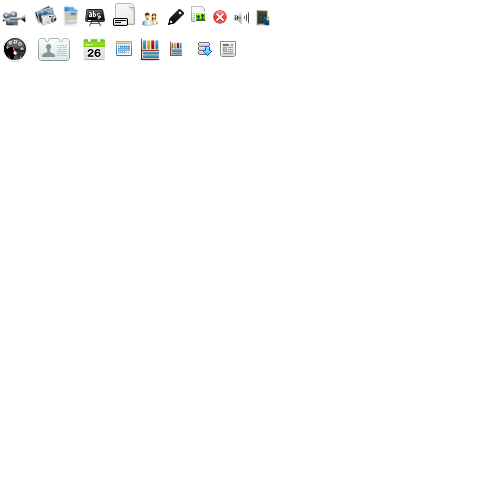
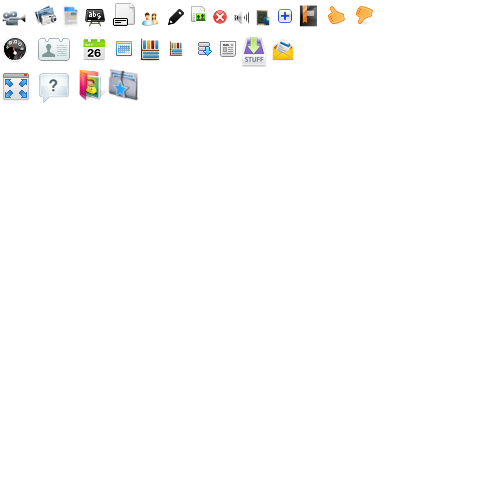
Before/after of a w=500, h=500 layered artwork. What changed in the layer stack:
added layer "Layer 31" above "Layer 30" over (356, 6, 373, 25)
added layer "Layer 30" above "Layer 29" over (328, 6, 345, 25)
added layer "Layer 29" above "Layer 28" over (271, 39, 295, 62)
added layer "Layer 28" above "Layer 27" over (241, 36, 267, 67)
added layer "Layer 27" above "Layer 26" over (299, 5, 317, 27)
added layer "Layer 26" above "Layer 23" over (108, 69, 140, 101)
added layer "Layer 23" above "Layer 25" over (39, 73, 69, 104)
added layer "Layer 25" above "Layer 24" over (79, 69, 109, 101)
added layer "Layer 24" above "Layer 21" over (278, 9, 292, 23)
added layer "Layer 21" above "Layer 20" over (2, 73, 30, 101)
